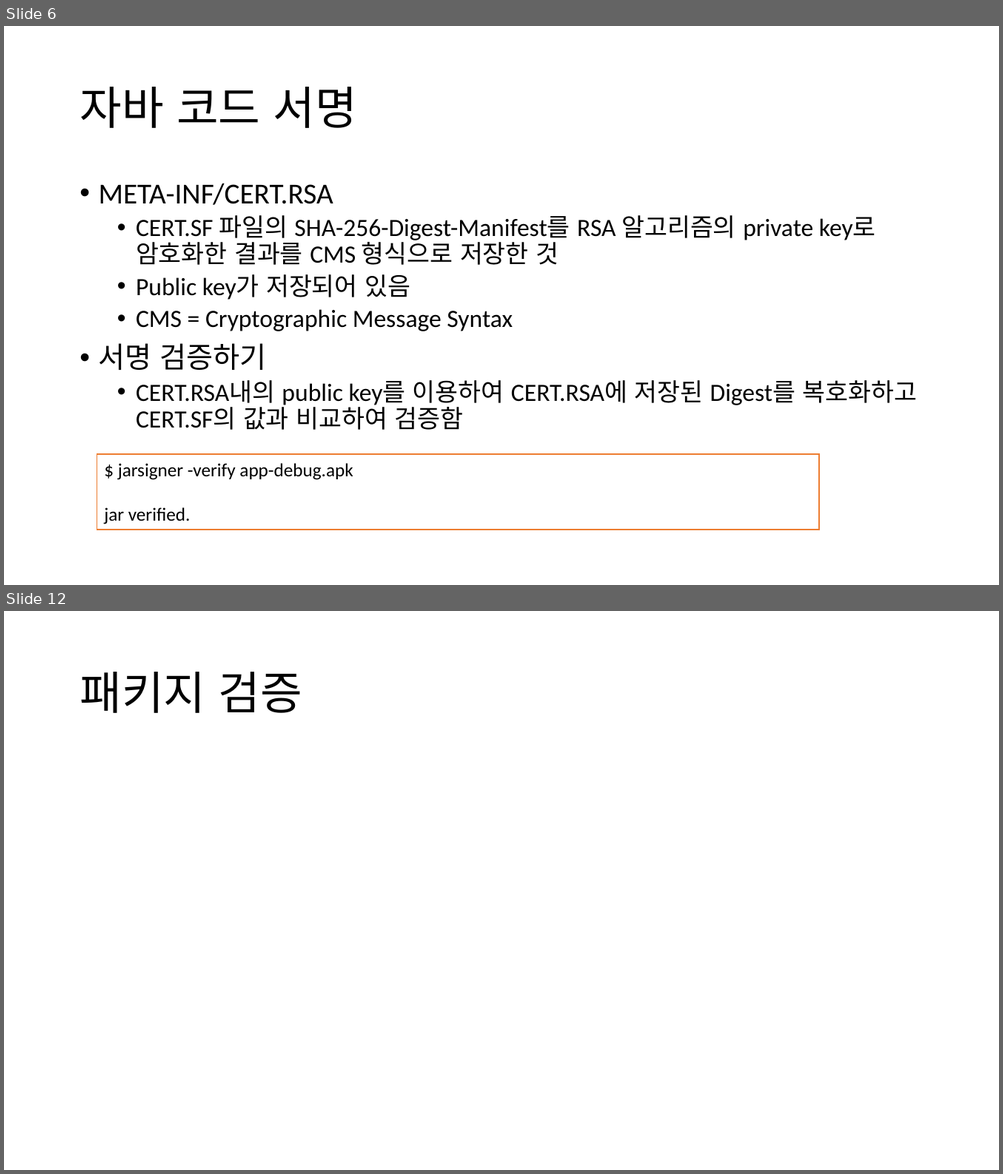
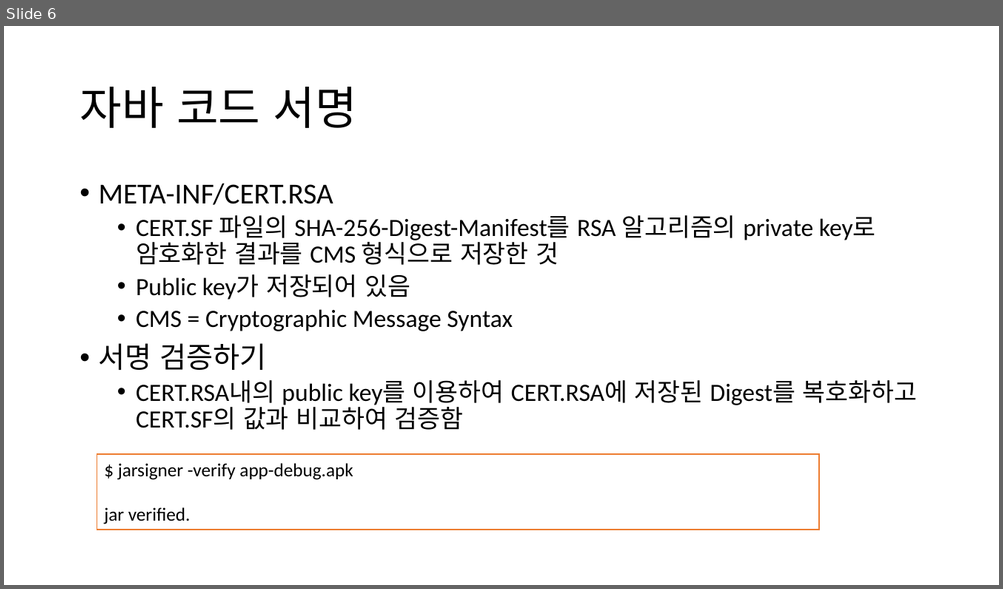
Before and after one commit to jyheo/jyheo.github.io, a slide deck: androidsec/안드로이드 코드 서명.pptx. Shown one above the other, each under a label of ours: slides 6 and 12 before the commit, slide 6 after it; the slides between them are not shown. The pictures are 1003x1174 and 1003x589 pixels, drawn with LibreOffice and Linux fonts; fonts in the diff are those of the drawing. Boxes give left, top, right and bottom in pixels: in the first picture for what was removed or moved away, otherwise in the second. Text is boxed around its words. In the diff, an @@ line names an element or a change of style, - is before the commit and + after.

```diff
--- a/androidsec/안드로이드 코드 서명.pptx
+++ b/androidsec/안드로이드 코드 서명.pptx
@@ slide 12 removed at bbox=[4, 611, 999, 1170], background #FFFFFF @@
@@ title removed at bbox=[79, 672, 302, 713] @@
-패키지 검증
```
Also in this commit, not shown: 3 slides changed, 2 other slides removed, 6 other files.
